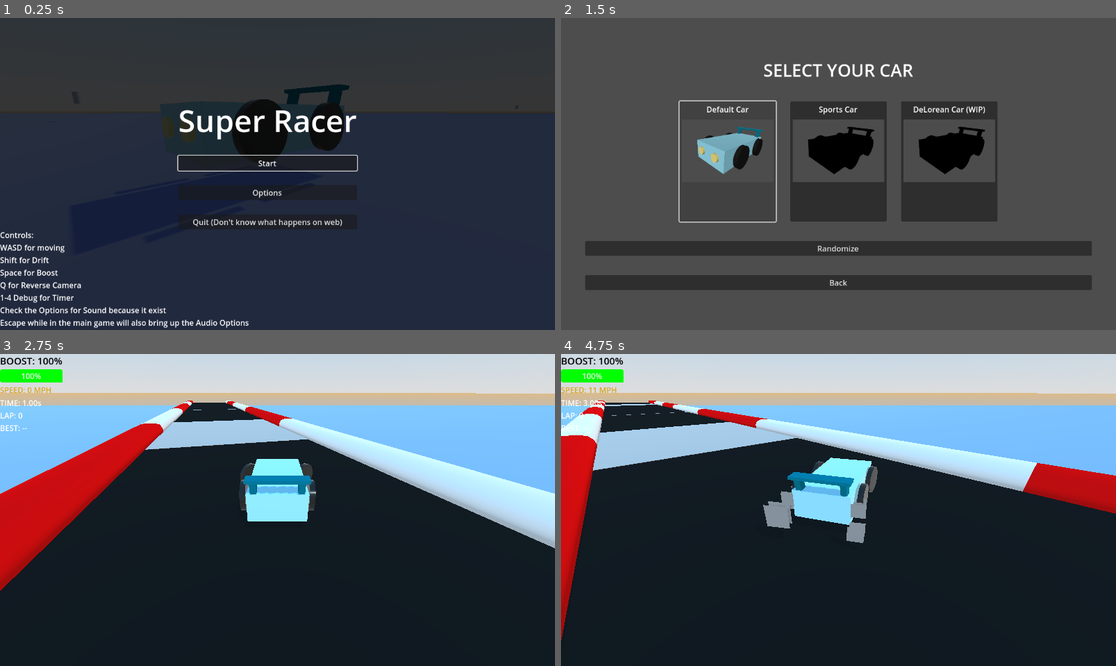
Above: before the commit, frames 1-4 (two rows, left to right).
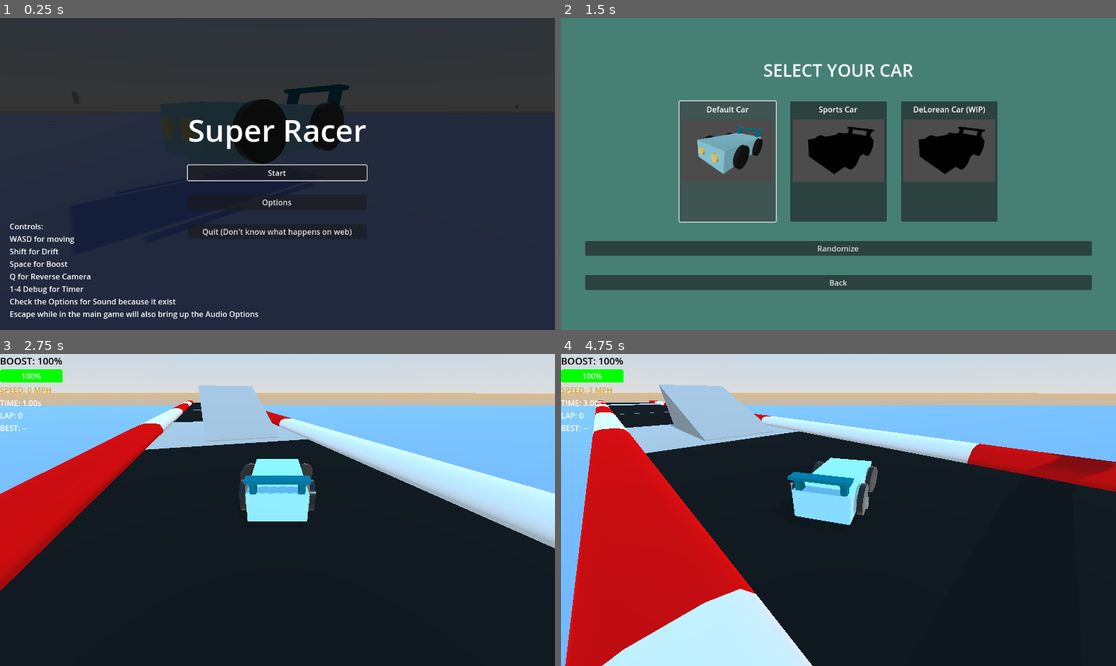
Above: after the commit, the same moments.

Repository: SirWadles/Super-Racer
Game: Godot game, scene res://scenes/main_menu.tscn
The game is run twice, just before and just after one commit, with the same random seed, the same clock (stepped at 60 frames per second) and the same inputs. Sound files missing from this copy of the repository are replaced by a short silence.
Inputs (mouse positions are in pixels of both pictures, inside the frame that each line leads up to):
- Up to frame 1 (0.25 s): no input
- Up to frame 2 (1.5 s): click "Start" at 0.5 s; click (727, 161) at 1.25 s
- Up to frame 3 (2.75 s): tap Enter at 2 s; move the mouse to (399, 494) at 2.02 s; hold D (steer_right) from 2.03 s (still down); hold Ctrl (boost) from 2.03 s (still down)
- Up to frame 4 (4.75 s): move the mouse to (727, 525) at 2.77 s; release D (steer_right) at 2.78 s; release Ctrl (boost) at 2.78 s; hold S (brake) 2.78-3.53 s; tap Shift (drift) at 2.85 s; move the mouse to (894, 441) at 3.52 s; hold D (steer_right) 3.53-4.28 s; hold Q (reverse_camera) 3.53-4.28 s; move the mouse to (810, 572) at 4.27 s; hold W (accelerate) from 4.28 s (still down); tap Ctrl (boost) at 4.35 s

The runs differ from the first frame. In frame 1, 5.5% of the frame differs, in the area x 0-67%, y 29-100%; in frame 2, 71%, in the area x 0-100%, y 0-100%; in frame 3, 1.3%; in frame 4, 32%.

Commit message:
Car Stuff( (WIP6)
Have fixed the ramp so it works now need to work on the appearance of the car to rotate.

Diff:
--- a/project.godot
+++ b/project.godot
@@ -28,6 +28,10 @@
 [editor_plugins]
 
 enabled=PackedStringArray("res://addons/godot_super-wakatime/plugin.cfg")
+
+[filesystem]
+
+import/blender/enabled=false
 
 [input]
 
--- a/scenes/car_selection.tscn
+++ b/scenes/car_selection.tscn
@@ -1,14 +1,22 @@
 [gd_scene load_steps=7 format=3 uid="uid://ch3pcdd7kwtom"]
 
-[ext_resource type="Texture2D" uid="uid://kwlns2acgtk8" path="res://assets/car_1.png" id="1_2y548"]
+[ext_resource type="Texture2D" uid="uid://kwlns2acgtk8" path="res://assets/car_1.PNG" id="1_2y548"]
 [ext_resource type="Script" uid="uid://bwxuil1wpapmh" path="res://scripts/car_selection.gd" id="1_ji71v"]
-[ext_resource type="Texture2D" uid="uid://bho3fp5n7n26v" path="res://assets/car_teaser.png" id="2_ji71v"]
+[ext_resource type="Texture2D" uid="uid://bho3fp5n7n26v" path="res://assets/car_teaser.PNG" id="2_ji71v"]
 [ext_resource type="AudioStream" uid="uid://cp8wob2vuktxp" path="res://sound/ui/ui_main_button_select.wav" id="4_ly0vm"]
 [ext_resource type="AudioStream" uid="uid://bhy4ndjfwwhaa" path="res://sound/ui/ui_main_button_climb.wav" id="5_gowbp"]
 [ext_resource type="AudioStream" uid="uid://cyl3bdd0kfhs8" path="res://sound/ui/ui_main_button_invalid.wav" id="6_0pw6n"]
 
 [node name="CarSelection" type="CanvasLayer"]
 script = ExtResource("1_ji71v")
+
+[node name="ColorRect" type="ColorRect" parent="."]
+anchors_preset = 15
+anchor_right = 1.0
+anchor_bottom = 1.0
+grow_horizontal = 2
+grow_vertical = 2
+color = Color(0.27318, 0.500033, 0.456461, 1)
 
 [node name="MarginContainer" type="MarginContainer" parent="."]
 anchors_preset = 15
--- a/scenes/main.tscn
+++ b/scenes/main.tscn
@@ -12,6 +12,7 @@
 [ext_resource type="Texture2D" uid="uid://b26wqusw5utsi" path="res://assets/shiba nuh uh.jpg" id="10_ya4ey"]
 [ext_resource type="PackedScene" uid="uid://dawggovd4udxh" path="res://scenes/armature.tscn" id="11_jbj1t"]
 [ext_resource type="AudioStream" uid="uid://cpifp3fqp0jdw" path="res://sound/woohoo.mp3" id="12_eb6dy"]
+[ext_resource type="ArrayMesh" uid="uid://wjmsoyljgjv5" path="res://assets/RaceTracksKit/OBJ/Ramp2.obj" id="13_dp3eg"]
 [ext_resource type="PackedScene" uid="uid://dan1bv3uh6da6" path="res://scenes/checkpoint_1.tscn" id="13_trceg"]
 [ext_resource type="PackedScene" uid="uid://qnmnr548hq0u" path="res://scenes/checkpoint_2.tscn" id="14_jkv2x"]
 [ext_resource type="PackedScene" uid="uid://d0j8nqmrm4yc2" path="res://scenes/checkpoint_3.tscn" id="15_jbj1t"]
@@ -74,6 +75,9 @@
 
 [sub_resource type="PlaneMesh" id="PlaneMesh_dp3eg"]
 
+[sub_resource type="ConcavePolygonShape3D" id="ConcavePolygonShape3D_dp3eg"]
+data = PackedVector3Array(6.6653, -1.6144, 3.8255, 6.6653, -0.882, -3.8255, 6.6653, -1.6144, -3.8255, 6.6653, -0.882, 3.8255, 6.6653, -0.882, -3.8255, 6.6653, -1.6144, 3.8255, -6.6653, -1.6144, 3.8255, 6.6653, -0.882, 3.8255, 6.6653, -1.6144, 3.8255, -6.6653, 4.1108, 3.8255, 6.6653, -0.882, 3.8255, -6.6653, -1.6144, 3.8255, -6.6653, -1.6144, 3.8255, 6.6653, -1.6144, -3.8255, -6.6653, -1.6144, -3.8255, 6.6653, -1.6144, 3.8255, 6.6653, -1.6144, -3.8255, -6.6653, -1.6144, 3.8255, 6.6653, -0.882, 3.8255, -6.6653, 4.1108, -3.8255, 6.6653, -0.882, -3.8255, -6.6653, 4.1108, 3.8255, -6.6653, 4.1108, -3.8255, 6.6653, -0.882, 3.8255, -6.6653, -1.6144, -3.8255, 6.6653, -0.882, -3.8255, -6.6653, 4.1108, -3.8255, 6.6653, -1.6144, -3.8255, 6.6653, -0.882, -3.8255, -6.6653, -1.6144, -3.8255, -6.6653, -1.6144, -3.8255, -6.6653, 4.1108, 3.8255, -6.6653, -1.6144, 3.8255, -6.6653, 4.1108, -3.8255, -6.6653, 4.1108, 3.8255, -6.6653, -1.6144, -3.8255)
+
 [node name="main" type="Node3D"]
 script = ExtResource("1_muem4")
 
@@ -383,6 +387,15 @@
 mesh = SubResource("PlaneMesh_dp3eg")
 skeleton = NodePath("")
 
+[node name="Ramp2" type="MeshInstance3D" parent="Map"]
+transform = Transform3D(-4.37114e-08, 0, -1, 0, 1, 0, 1, 0, -4.37114e-08, 0.98039, 2.01676, -61.229)
+mesh = ExtResource("13_dp3eg")
+
+[node name="StaticBody3D" type="StaticBody3D" parent="Map/Ramp2"]
+
+[node name="CollisionShape3D" type="CollisionShape3D" parent="Map/Ramp2/StaticBody3D"]
+shape = SubResource("ConcavePolygonShape3D_dp3eg")
+
 [node name="Checkpoint" parent="." instance=ExtResource("13_trceg")]
 transform = Transform3D(5.38315, 0, 0, 0, 1, 0, 0, 0, 1, 0, 1.2033, -98.147)
 
--- a/scenes/main_menu.tscn
+++ b/scenes/main_menu.tscn
@@ -1,7 +1,7 @@
 [gd_scene load_steps=10 format=3 uid="uid://6dl0hdr7ldv6"]
 
 [ext_resource type="Script" uid="uid://dfi1enuvp4pji" path="res://scripts/main_menu.gd" id="1_l6cm7"]
-[ext_resource type="Texture2D" uid="uid://j0kdbgiu0cqf" path="res://misc/temp_background.png" id="2_8ln24"]
+[ext_resource type="Texture2D" uid="uid://j0kdbgiu0cqf" path="res://misc/temp_background.PNG" id="2_8ln24"]
 [ext_resource type="AudioStream" uid="uid://dmy3d1uuggsew" path="res://sound/diamond_touch_01.wav" id="2_bqqt6"]
 [ext_resource type="AudioStream" uid="uid://c6rc70nskjep5" path="res://sound/machine love arr. orchestra, op. 17 no. 3 - estreller.mp3" id="2_wu84c"]
 [ext_resource type="AudioStream" uid="uid://vic2a1y24ax2" path="res://sound/diamond_return_01.wav" id="3_wu84c"]
@@ -41,15 +41,19 @@
 
 [node name="TextureRect" type="TextureRect" parent="."]
 layout_mode = 1
-offset_left = -1.0
-offset_right = 1153.0
-offset_bottom = 649.0
+anchors_preset = 15
+anchor_right = 1.0
+anchor_bottom = 1.0
+grow_horizontal = 2
+grow_vertical = 2
 texture = ExtResource("2_8ln24")
 
 [node name="ColorRect" type="ColorRect" parent="."]
-layout_mode = 0
-offset_right = 1152.0
-offset_bottom = 648.0
+layout_mode = 1
+offset_left = -556.0
+offset_top = -304.0
+offset_right = 1986.0
+offset_bottom = 1502.0
 color = Color(0, 0, 0, 0.756863)
 
 [node name="MusicPlayer" type="AudioStreamPlayer2D" parent="."]
@@ -60,8 +64,11 @@
 
 [node name="CenterContainer" type="CenterContainer" parent="."]
 layout_mode = 1
-offset_right = 1112.0
-offset_bottom = 608.0
+anchors_preset = 15
+anchor_right = 1.0
+anchor_bottom = 1.0
+grow_horizontal = 2
+grow_vertical = 2
 
 [node name="VBoxContainer" type="VBoxContainer" parent="CenterContainer"]
 layout_mode = 2
@@ -112,9 +119,10 @@
 
 [node name="ControlsMessage" type="Label" parent="."]
 layout_mode = 0
-offset_top = 438.88
-offset_right = 517.0
-offset_bottom = 669.88
+offset_left = 20.0
+offset_top = 421.0
+offset_right = 537.0
+offset_bottom = 652.0
 text = "Controls:
 WASD for moving
 Shift for Drift
--- a/scripts/car.gd
+++ b/scripts/car.gd
@@ -71,7 +71,7 @@
 
 var start_particles_played = false
 
-#@onready var ground_ray = $RayCast3D
+@onready var ground_ray = $RayCast3D
 
 var audio_options = null
 
@@ -222,11 +222,11 @@
 	handle_start_particles(delta)
 	reset_start_particles()
 
-	#if ground_ray.is_colliding():
-		#var collision_point = ground_ray.get_collision_point()
-		#var distance_to_ground = global_position.y - collision_point.y
-		#var target_height = collision_point.y + 0.3
-		#global_position.y = lerp(global_position.y, target_height, 10.0 * delta)
+	if ground_ray.is_colliding():
+		var collision_point = ground_ray.get_collision_point()
+		var distance_to_ground = global_position.y - collision_point.y
+		var target_height = collision_point.y + 0.3
+		global_position.y = lerp(global_position.y, target_height, 10.0 * delta)
 
 	handle_pre_collision()
 
--- a/scripts/car_selection.gd
+++ b/scripts/car_selection.gd
@@ -184,7 +184,7 @@
 		temp_button.grab_focus()
 		if hover_sound_player and hover_sound_player.stream:
 			hover_sound_player.play()
-		await get_tree().create_timer(0.15).timeout
+		await get_tree().create_timer(0.35).timeout
 	chosen_button.grab_focus()
 	if hover_sound_player and hover_sound_player.stream:
 			hover_sound_player.play()
--- a/scripts/sports_car.gd
+++ b/scripts/sports_car.gd
@@ -78,7 +78,7 @@
 
 var start_particles_played = false
 
-#@onready var ground_ray = $RayCast3D
+@onready var ground_ray = $RayCast3D
 
 var audio_options = null
 
@@ -231,38 +231,82 @@
 	handle_boost_sound()
 	handle_start_particles(delta)
 	reset_start_particles()
-
-	#if ground_ray.is_colliding():
-		#var collision_point = ground_ray.get_collision_point()
-		#var distance_to_ground = global_position.y - collision_point.y
-		#var target_height = collision_point.y + 0.3
-		#global_position.y = lerp(global_position.y, target_height, 10.0 * delta)
-	if not is_on_floor():
+	handle_gravity_and_ground(delta)
+
+	handle_pre_collision()
+
+	move_and_slide()
+
+	handle_wall_collision()
+
+func handle_gravity_and_ground(delta):
+	var is_on_ground = ground_ray.is_colliding()
+	if is_on_ground:
+		var collision_point = ground_ray.get_collision_point()
+		var ground_normal = ground_ray.get_collision_normal()
+		var target_height = collision_point.y + 0.3
+		align_with_ground(ground_normal, delta)
+		global_position.y = lerp(global_position.y, target_height, 10.0 * delta)
+		velocity.y = 0
+		if is_on_floor():
+			velocity = velocity.slide(ground_normal)
+	else:
 		velocity.y -= gravity_force * delta
-	else:
-		velocity.y = 0
-
-	handle_pre_collision()
-
-	move_and_slide()
-
-	handle_wall_collision()
+		return_to_level_oriantation(delta)
+
+func align_with_ground(ground_normal: Vector3, delta: float):
+	var global_up = Vector3.UP
+	var ground_angle = acos(ground_normal.dot(global_up))
+	var max_angle_rad = deg_to_rad(max_slope_angle)
+	if ground_angle <= max_angle_rad:
+		var target_basis = align_y_with_normal(transform.basis, ground_normal)
+		var current_basis = transform.basis
+		var new_basis = current_basis.slerp(target_basis, 5.0 * delta)
+		transform.basis = new_basis
+		var current_forward = -transform.basis.z
+		transform.basis = Basis.looking_at(current_forward, ground_normal)
+
+func align_y_with_normal(basis: Basis, normal: Vector3) -> Basis:
+	var result = basis
+	result.y = normal
+	result.x = result.y.cross(result.z).normalized()
+	result.z = result.x.cross(result.y).normalized()
+	return result.orthonormalized()
+
+func return_to_level_oriantation(delta: float):
+	var target_rotation = Vector3.ZERO
+	rotation.x = lerp(rotation.x, target_rotation.x, 3.0 * delta)
+	rotation.z = lerp(rotation.z, target_rotation.z, 3.0 * delta)
+
+func get_ground_aligned_rotation(ground_normal: Vector3) -> Vector3:
+	var rotation_angles = Vector3.ZERO
+	if abs(ground_normal.y) > 0.001:
+		var pitch_angle = atan2(ground_normal.x, ground_normal.y)
+		rotation_angles.x = clamp(pitch_angle, deg_to_rad(-45), deg_to_rad(45))
+	if abs(ground_normal.y) > 0.001:
+		var roll_angle = atan2(ground_normal.x, ground_normal.y)
+		rotation_angles.x = clamp(roll_angle, deg_to_rad(-45), deg_to_rad(45))
+	return rotation_angles
 
 func handle_pre_collision():
+	if current_speed < 5.0:
+		return
 	var space_state = get_world_3d().direct_space_state
-	var forward_check = transform.basis.z * -2.0
+	var forward_check = transform.basis.z * -2.5
 	var query = PhysicsRayQueryParameters3D.create(
 		global_position + Vector3(0, 0.5, 0),
-		global_position + forward_check,
+		global_position + Vector3(0, 0.5, 0) + forward_check,
 		1
 	)
+	query.exclude = [self]
 	var result = space_state.intersect_ray(query)
 	if result:
+		var collision_normal = result.normal
 		var collision_point = result.position
-		var wall_threshold = 1.2
-		if collision_point.y >= wall_threshold and velocity.length() > 5.0:
-			current_speed *= -0.01
-			play_collision_sound(velocity.length() / max_speed)
+		if abs(collision_normal.y) < 0.4:
+			current_speed *= -0.7
+			var impact_strength = clamp(abs(current_speed) / max_speed, 0.0, 1.0)
+			play_collision_sound(impact_strength)
 
 func handle_wall_collision():
 	var wall_threshold = 1.2
@@ -373,11 +417,18 @@
 func apply_movement(delta):
 	var turn_radians = deg_to_rad(current_steering) * delta * (1.0 + abs(current_speed) / max_speed * 0.5)
 	rotate_y(turn_radians)
+	var current_pitch = rotation.x
+	var current_roll = rotation.z
+	rotate_y(turn_radians)
+	rotation.x = current_pitch
+	rotation.z = current_roll
 	var direction = -transform.basis.z
-	velocity.x = direction.x * current_speed
-	velocity.z = direction.z * current_speed
-	if is_on_floor():
-		velocity = velocity.slide(get_floor_normal())
+	if ground_ray.is_colliding() or is_on_floor():
+		velocity.x = direction.x * current_speed
+		velocity.z = direction.z * current_speed
+	else:
+		velocity.x = lerp(velocity.x, direction.x * current_speed, 0.1 * delta)
+		velocity.z = lerp(velocity.z, direction.z * current_speed, 0.1 * delta)
 
 func handle_boost(delta):
 	if is_boosting:
Not shown, changed: assets/car_1.PNG.import
Not shown, changed: assets/car_teaser.PNG.import
Not shown, changed: misc/temp_background.PNG.import
Not shown: 1 places in scenes/main.tscn that only renumber resources
Not shown, added: addons/godot_super-wakatime/ouch-x86_64-pc-windows-msvc.exe
